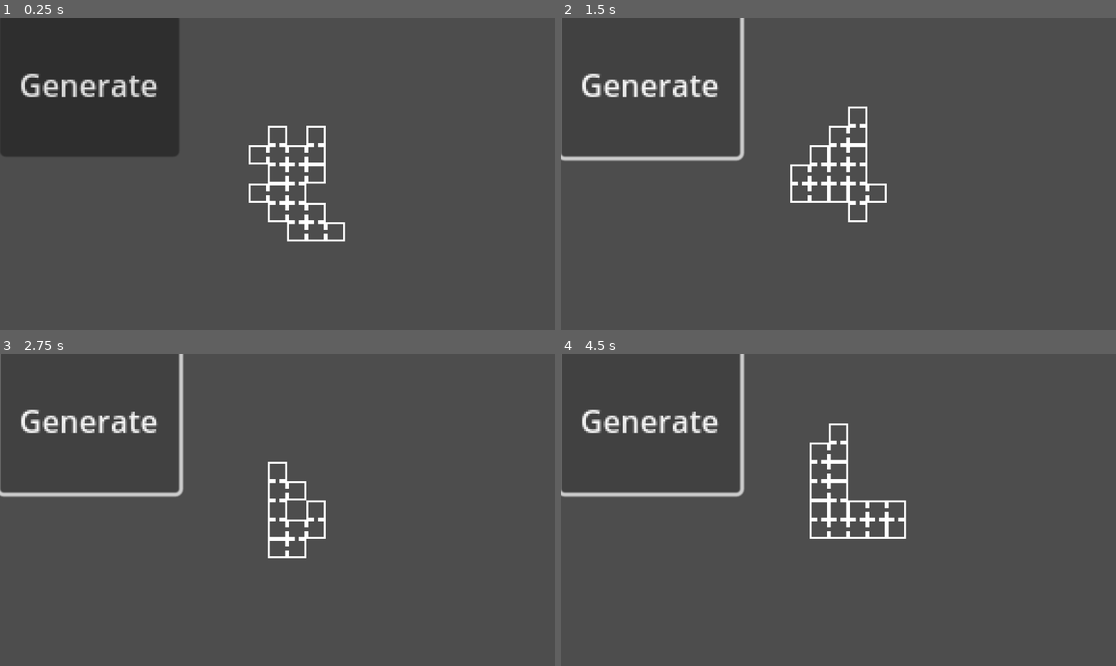
Above: before the commit, frames 1-4 (two rows, left to right).
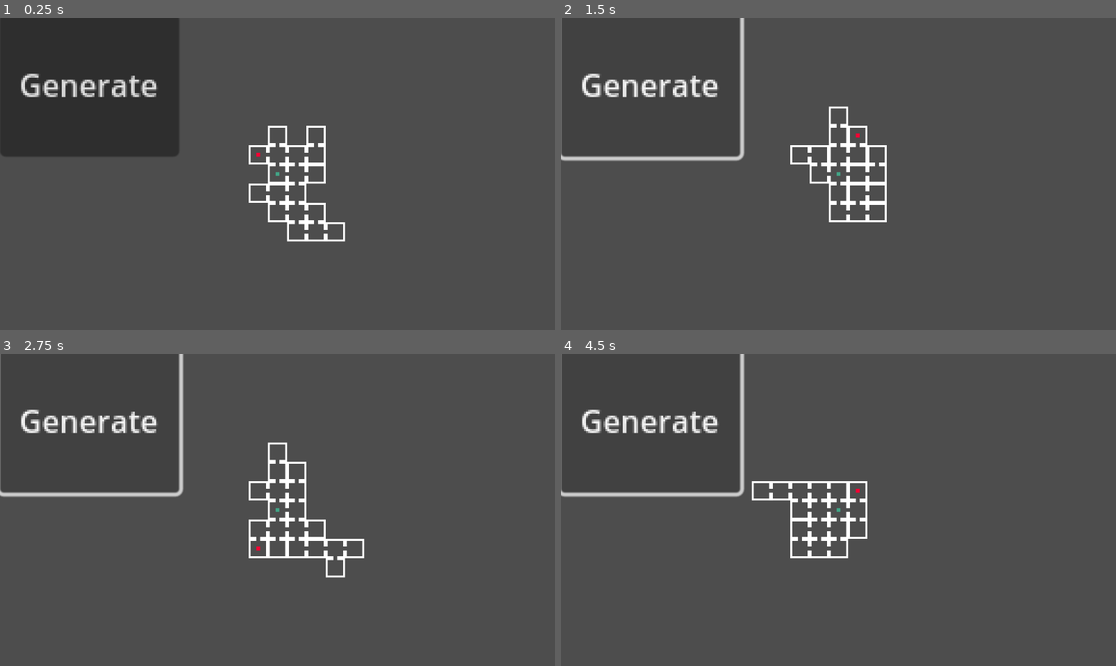
Above: after the commit, the same moments.

Repository: carlinBarlow/Random_Dungeon_With_Rooms
Game: Godot game, scene res://dungeon_tester.tscn
Same seed, same stepped clock (60 frames per second), same inputs: the game is played once before the commit and once after it.
Inputs:
- Up to frame 1 (0.25 s): no input
- Up to frame 2 (1.5 s): click "Generate" at 0.5 s; click "Generate" at 1.25 s
- Up to frame 3 (2.75 s): click "Generate" at 2 s
- Up to frame 4 (4.5 s): tap Enter at 2.75, 4.25 s; tap Space at 3.5 s

The runs differ from the first frame. In frame 1, less than 0.1% of the frame differs, in the area x 46-51%, y 43-51%; in frame 2, 0.9%; in frame 3, 1.0%; in frame 4, 1.5%, in the area x 34-63%, y 22-66%.

Commit message:
Cleaning up code

Diff:
--- a/dungeon_generation.gd
+++ b/dungeon_generation.gd
@@ -1,6 +1,6 @@
 extends Node
 
-var ROOM = preload("res://room.tscn")
+const ROOM = preload("res://room.tscn")
 
 var min_number_of_rooms = 10
 var max_number_of_rooms = 20
@@ -12,6 +12,7 @@
 	var dungeon = {}
 	var size = randi_range(min_number_of_rooms, max_number_of_rooms)
 	dungeon[Vector2(0, 0)] = ROOM.instantiate()
+	dungeon[Vector2(0, 0)].starting_room = true
 	size -= 1
 
 	while size > 0:
@@ -51,6 +52,13 @@
 					if dungeon.get(i).connected_rooms.get(Vector2(0, -1)) == null:
 						connect_rooms(dungeon.get(i), dungeon.get(new_room_position), Vector2(0, -1))
 
+	var end_room_candidates = []
+	for i in dungeon.keys():
+		if dungeon.get(i).number_of_connections == 1 and !dungeon.get(i).starting_room:
+			end_room_candidates.append(i)
+
+	dungeon[end_room_candidates[randi_range(0, end_room_candidates.size() - 1)]].ending_room = true
+
 	while !is_interesting(dungeon):
 		for i in dungeon.keys():
 			dungeon.get(i).queue_free()
@@ -69,4 +77,11 @@
 	for i in dungeon.keys():
 		if dungeon.get(i).number_of_connections >= 3:
 			rooms_with_three_connections += 1
-	return rooms_with_three_connections >= 2
+
+	var next_to_start = false
+	for i in dungeon.get(Vector2(0, 0)).connected_rooms.keys():
+		if dungeon.get(Vector2(0, 0)).connected_rooms.get(i) != null:
+			if dungeon.get(Vector2(0, 0)).connected_rooms.get(i).ending_room:
+				next_to_start = true
+
+	return (rooms_with_three_connections >= 2) != next_to_start
--- a/dungeon_tester.gd
+++ b/dungeon_tester.gd
@@ -1,7 +1,7 @@
 extends Node2D
 
 var dungeon = {}
-var rooms = {
+const ROOMS = {
 	"B": preload("res://Assets/B.png"),
 	"BL": preload("res://Assets/BL.png"),
 	"BLR": preload("res://Assets/BLR.png"),
@@ -32,12 +32,25 @@
 	for i in dungeon.keys():
 		var room_name = check_connection_directions(dungeon.get(i).connected_rooms)
 		var temp = Sprite2D.new()
-		for x in rooms.keys():
+		for x in ROOMS.keys():
 			if room_name == x:
-				temp.texture = rooms.get(x)
+				temp.texture = ROOMS.get(x)
 		map_node.add_child(temp)
 		temp.z_index = 1
 		temp.position = i * 10
+
+		if dungeon.get(i).starting_room:
+			const START_MARKER = preload("res://start_marker.tscn")
+			var new_start_marker = START_MARKER.instantiate()
+			new_start_marker.z_index = 1
+			new_start_marker.global_position = temp.position
+			map_node.add_child(new_start_marker)
+		elif dungeon.get(i).ending_room:
+			const END_MARKER = preload("res://end_marker.tscn")
+			var new_end_marker = END_MARKER.instantiate()
+			new_end_marker.z_index = 1
+			new_end_marker.global_position = temp.position
+			map_node.add_child(new_end_marker)
 
 func check_connection_directions(connected_rooms):
 	var room_name = ""
--- /dev/null
+++ b/end_marker.tscn
@@ -0,0 +1,10 @@
+[gd_scene format=3 uid="uid://iwdhs4v6wus4"]
+
+[node name="EndMarker" type="Node2D"]
+
+[node name="ColorRect" type="ColorRect" parent="."]
+offset_left = -1.0
+offset_top = -1.0
+offset_right = 1.0
+offset_bottom = 1.0
+color = Color(0.963195, 0, 0.199955, 1)
--- a/room.gd
+++ b/room.gd
@@ -8,3 +8,6 @@
 }
 
 var number_of_connections = 0
+
+var starting_room = false
+var ending_room = false
--- /dev/null
+++ b/start_marker.tscn
@@ -0,0 +1,10 @@
+[gd_scene format=3 uid="uid://bs166u2l42u6p"]
+
+[node name="StartMarker" type="Node2D"]
+
+[node name="ColorRect" type="ColorRect" parent="."]
+offset_left = -1.0
+offset_top = -1.0
+offset_right = 1.0
+offset_bottom = 1.0
+color = Color(0.257247, 0.641412, 0.525546, 1)
